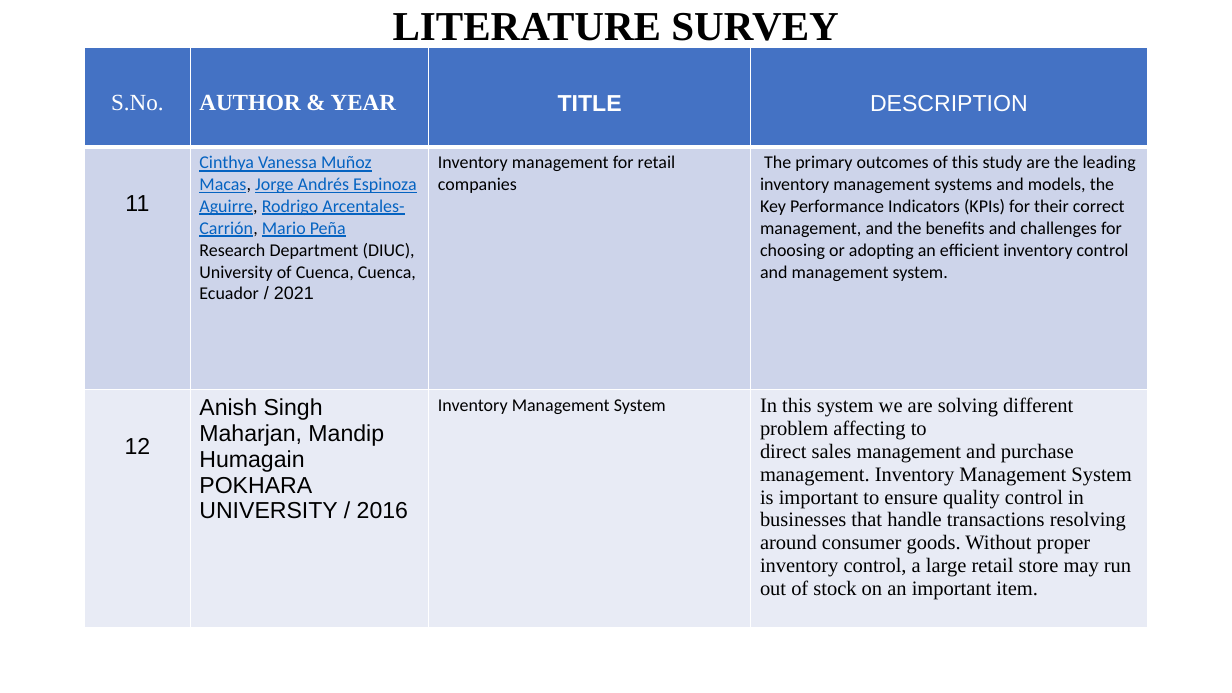
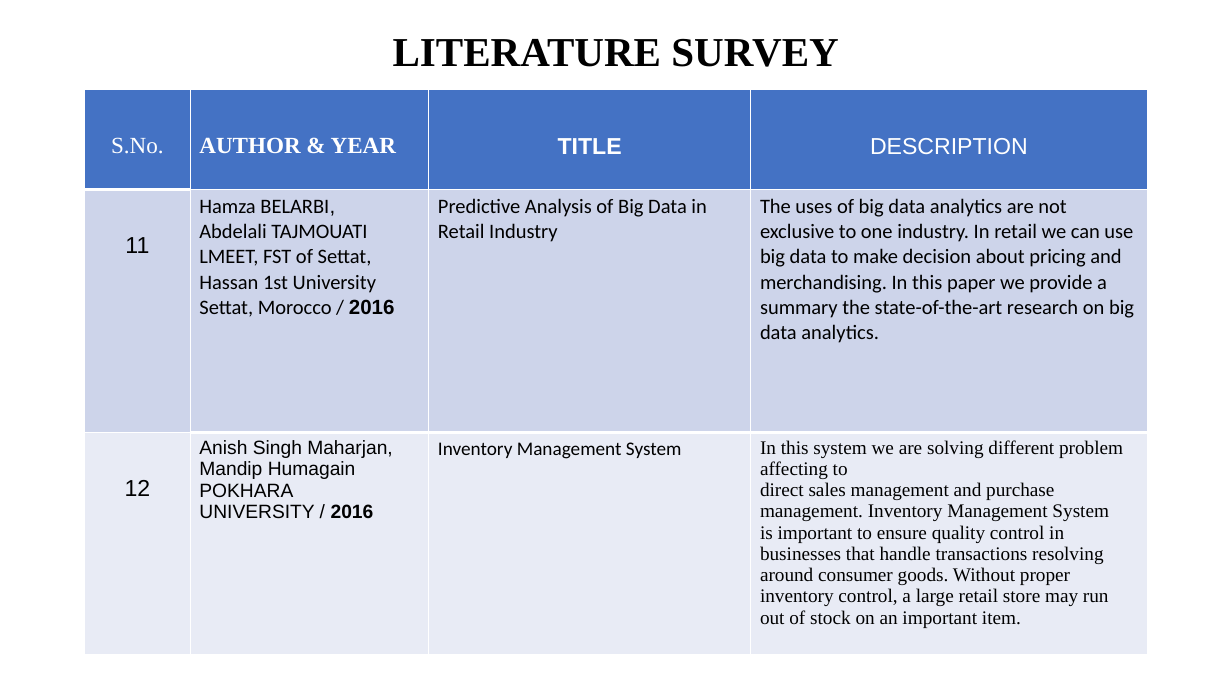
Before and after one commit to IBM-EPBL/IBM-Project-24284-1659940973, a slide deck: slide 7 of Retail Store Stock Inventory Analytics.pptx. Drawn at 1232x693 pixels with LibreOffice and Linux fonts; fonts in the diff are those of the drawing. Boxes give left, top, right and bottom in pixels: in the first picture for what was removed or moved away, otherwise in the second. Text is boxed around its words. In the diff, an @@ line names an element or a change of style, - is before the commit and + after.

```diff
--- a/Retail Store Stock Inventory Analytics.pptx
+++ b/Retail Store Stock Inventory Analytics.pptx
@@ title "LITERATURE SURVEY": place and size @@
-title "LITERATURE SURVEY" at <box>393,12,838,41</box>
+title "LITERATURE SURVEY" at <box>393,38,838,67</box>
@@ table at <box>85,90,1148,632</box> @@
-row 2: 11 | Cinthya Vanessa Muñoz Macas, Jorge Andrés Espinoza Aguirre, Rodrigo Arcentales-Carrión, Mario Peña / Research Department (DIUC), University of Cuenca, Cuenca, Ecuador / 2021 | Inventory management for retail companies | The primary outcomes of this study are the leading inventory management systems and models, the Key Performance Indicators (KPIs) for their correct management, and the benefits and challenges for choosing or adopting an efficient inventory control and management system.
+row 2: 11 | Hamza BELARBI, Abdelali TAJMOUATI LMEET, FST of Settat, Hassan 1st University Settat, Morocco / 2016 | Predictive Analysis of Big Data in Retail Industry | The uses of big data analytics are not exclusive to one industry. In retail we can use big data to make decision about pricing and merchandising. In this paper we provide a summary the state-of-the-art research on big data analytics.
@@ size 18 to 15 pt in "Anish Singh Maharjan, Mandip Humagain", "POKHARA UNIVERSITY / 2016" @@
@@ bold on in "2016" @@
@@ size 14 to 15 pt in "Inventory Management System" @@
@@ size 16 to 15 pt in "In this system we are solving different ...", "direct sales management and purchase management. Inventory ...", "is important to ensure quality control in ...", "around consumer goods. Without proper inventory control, ..." and 1 more places @@
@@ borders changed @@
@@ table: place and size @@
-table at <box>85,47,1148,604</box>
+table at <box>85,90,1148,632</box>
```
Also in this commit, not shown: 5 other slides changed, 2 slides added, 2 slides removed.
